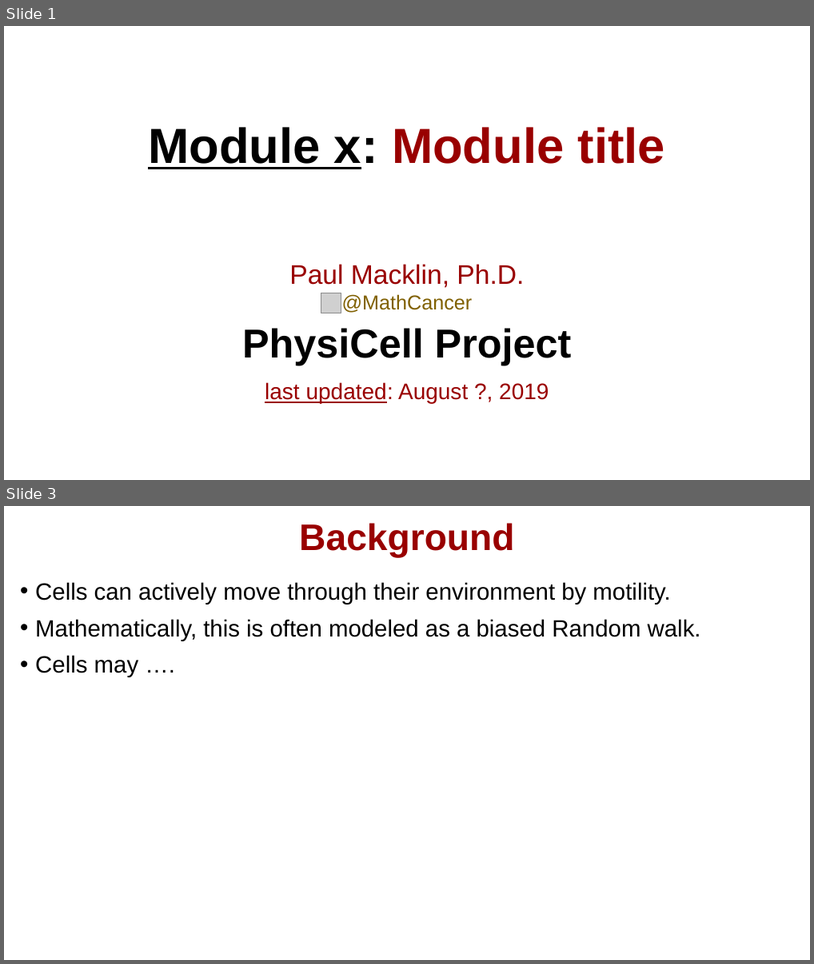
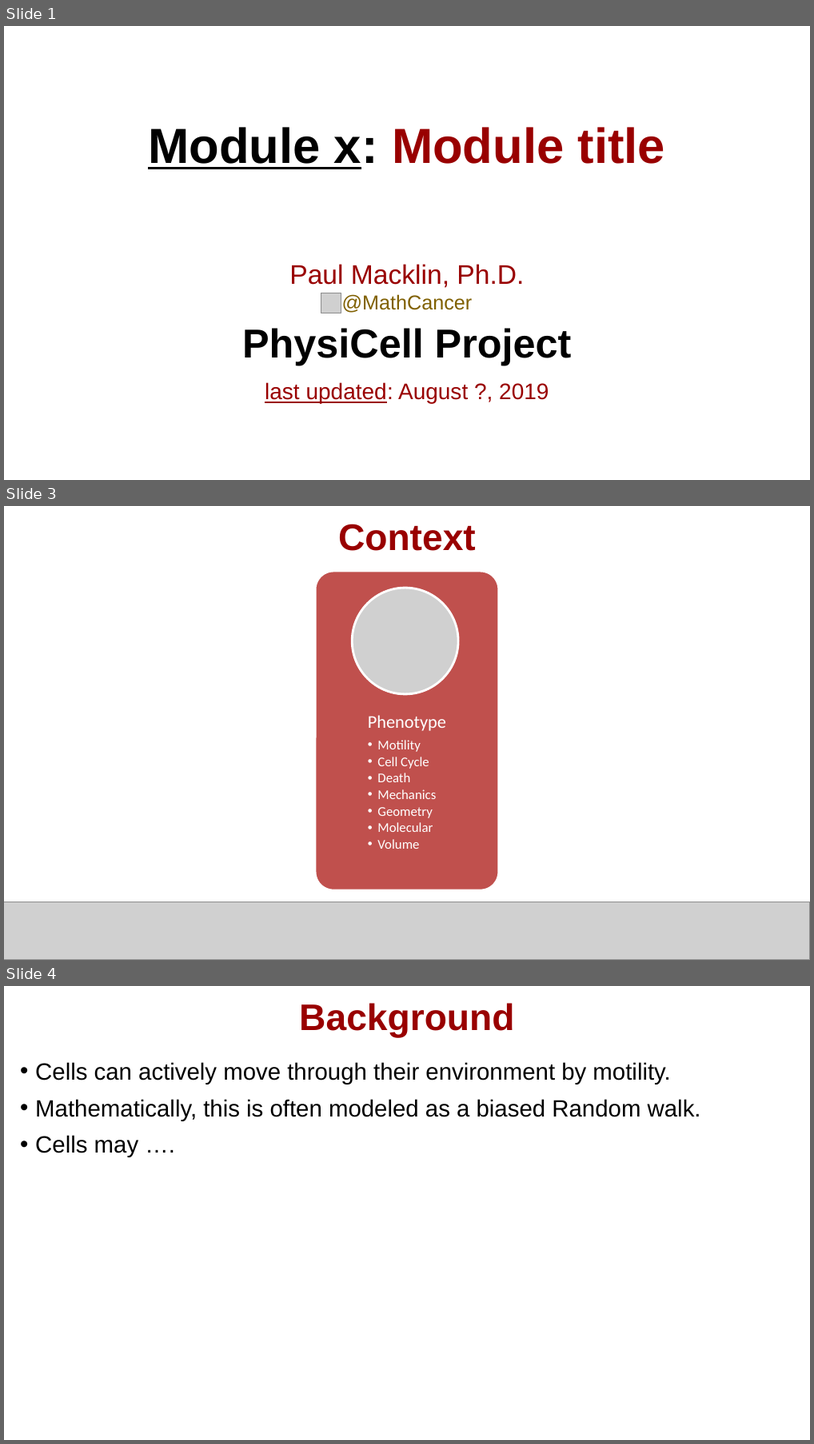
Before and after one commit to physicell-training/Presentation-Template, a slide deck: PhysiCell-Template (v3).pptx. Shown one above the other, each under a label of ours: slides 1 and 3 before the commit, slides 1, 3 and 4 after it; the slides between them are not shown. The pictures are 814x964 and 814x1444 pixels, drawn with LibreOffice and Linux fonts; fonts in the diff are those of the drawing; grey boxes stand for pictures; background and template pictures are left out. Boxes give left, top, right and bottom in pixels: in the first picture for what was removed or moved away, otherwise in the second. Text is boxed around its words. In the diff, an @@ line names an element or a change of style, - is before the commit and + after.

Commit message:
Update PhysiCell-Template (v3).pptx
Context slides are added

```diff
--- a/PhysiCell-Template (v3).pptx
+++ b/PhysiCell-Template (v3).pptx
@@ slide 3 added at <box>4,506,810,960</box>, background #FFFFFF @@
@@ title added at <box>338,524,476,551</box>, 33 pt, text #990000, bold @@
+Context
@@ rounded rectangle added at <box>315,571,499,890</box>, fill #C0504D, outline #FFFFFF 2 pt @@
@@ picture added at <box>352,588,459,694</box> @@
@@ text added at <box>368,715,446,848</box>, 12 pt, text #FFFFFF @@
+Phenotype
+  • Motility
+  • Cell Cycle
+  • Death
+  • Mechanics
+  • Geometry
+  • Molecular
+  • Volume
@@ picture added at <box>4,901,810,959</box> @@
@@ what was slide 3 is now slide 4 @@
```
Also in this commit, not shown: 1 other slide added, 1 slide removed.
